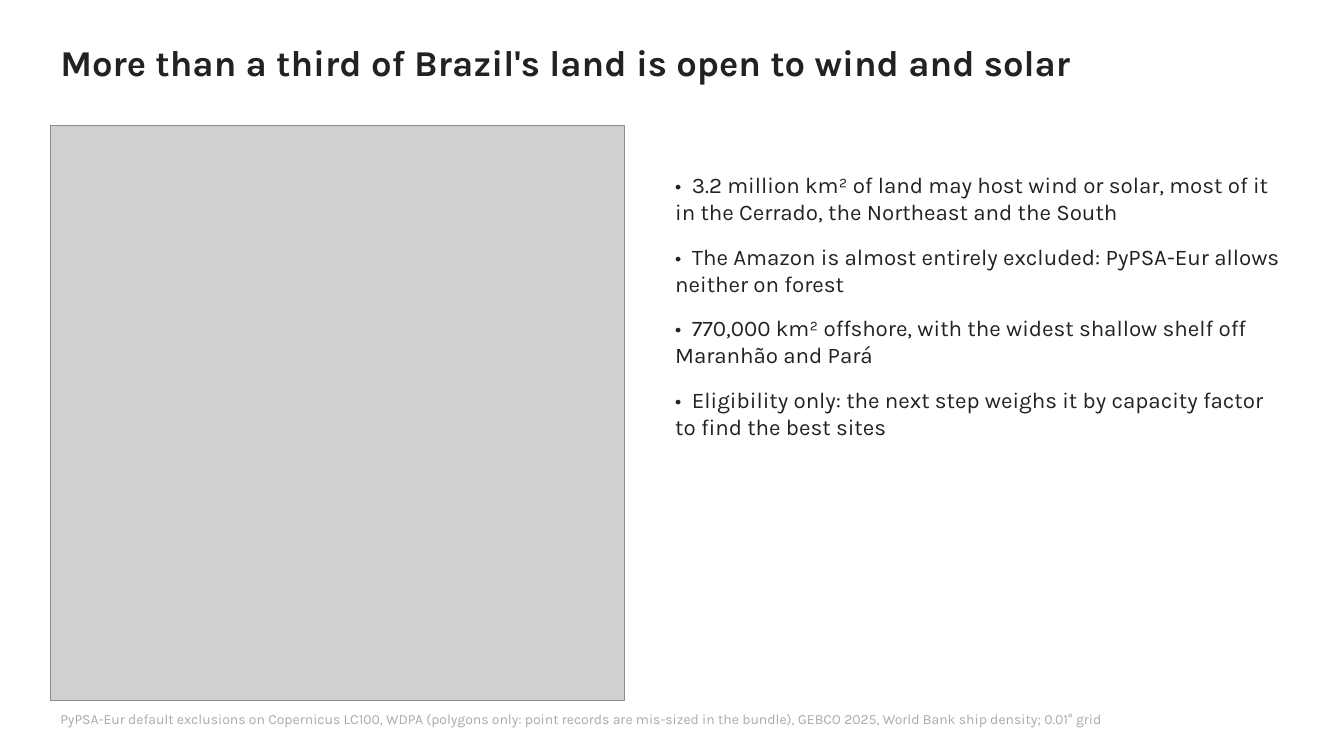
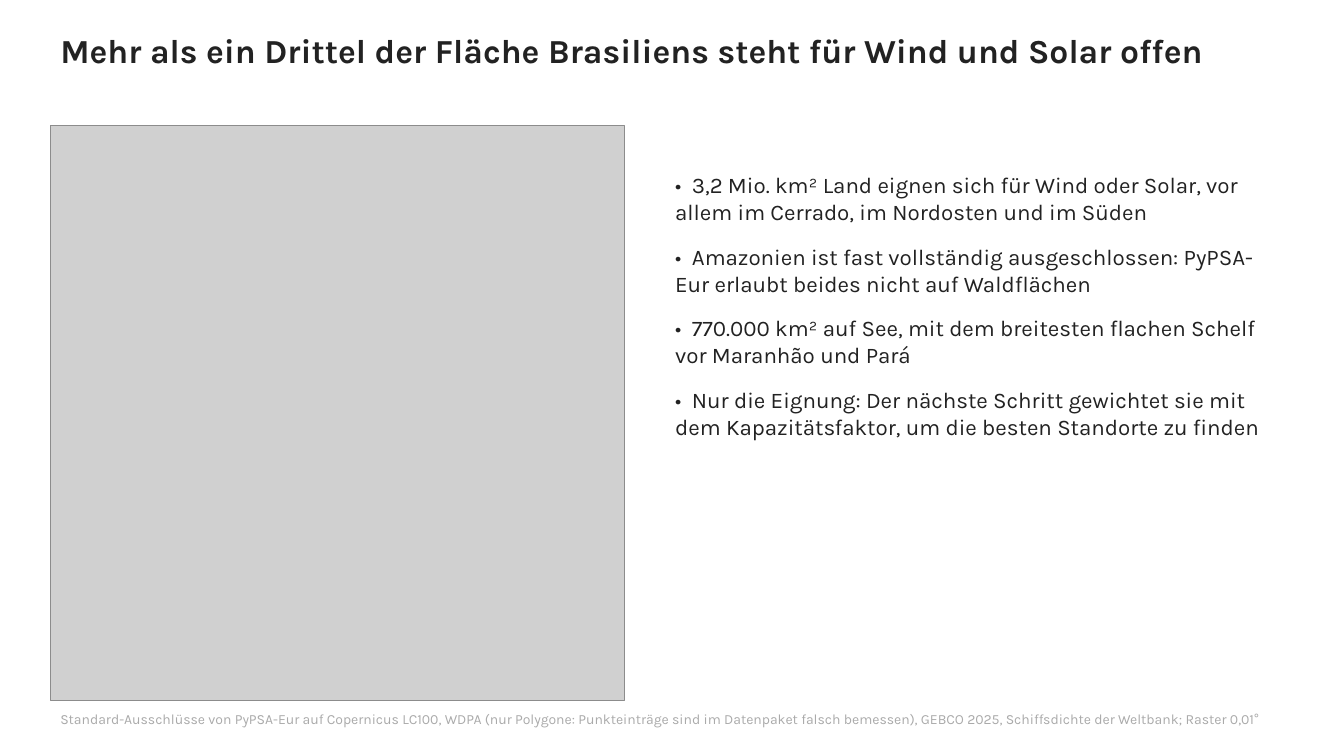
Before and after one commit to YAL-ESM/pypsa-eur-ki, a slide deck: slide 3 of workshop/slides/brazil_renewables.pptx. Drawn at 1344x756 pixels with LibreOffice and Linux fonts; fonts in the diff are those of the drawing; grey boxes stand for pictures. Boxes give left, top, right and bottom in pixels: in the first picture for what was removed or moved away, otherwise in the second. Text is boxed around its words. In the diff, an @@ line names an element or a change of style, - is before the commit and + after.

```diff
--- a/workshop/slides/brazil_renewables.pptx
+++ b/workshop/slides/brazil_renewables.pptx
@@ text at [60,39,1202,64]: text changed; size 26 to 24 pt @@
-More than a third of Brazil's land is open to wind and solar
+Mehr als ein Drittel der Fläche Brasiliens steht für Wind und Solar offen
@@ text at [675,177,1259,441]: text changed @@
-• 3.2 million km² of land may host wind or solar, most of it in the Cerrado, the Northeast and the South
-• The Amazon is almost entirely excluded: PyPSA-Eur allows neither on forest
-• 770,000 km² offshore, with the widest shallow shelf off Maranhão and Pará
-• Eligibility only: the next step weighs it by capacity factor to find the best sites
+• 3,2 Mio. km² Land eignen sich für Wind oder Solar, vor allem im Cerrado, im Nordosten und im Süden
+• Amazonien ist fast vollständig ausgeschlossen: PyPSA-Eur erlaubt beides nicht auf Waldflächen
+• 770.000 km² auf See, mit dem breitesten flachen Schelf vor Maranhão und Pará
+• Nur die Eignung: Der nächste Schritt gewichtet sie mit dem Kapazitätsfaktor, um die besten Standorte zu finden
@@ text at [60,714,1259,727]: text changed @@
-PyPSA-Eur default exclusions on Copernicus LC100, WDPA (polygons only: point records are mis-sized in the bundle), GEBCO 2025, World Bank ship density; 0.01° grid
+Standard-Ausschlüsse von PyPSA-Eur auf Copernicus LC100, WDPA (nur Polygone: Punkteinträge sind im Datenpaket falsch bemessen), GEBCO 2025, Schiffsdichte der Weltbank; Raster 0,01°
```
Also in this commit, not shown: 7 other slides changed, 1 other file.
